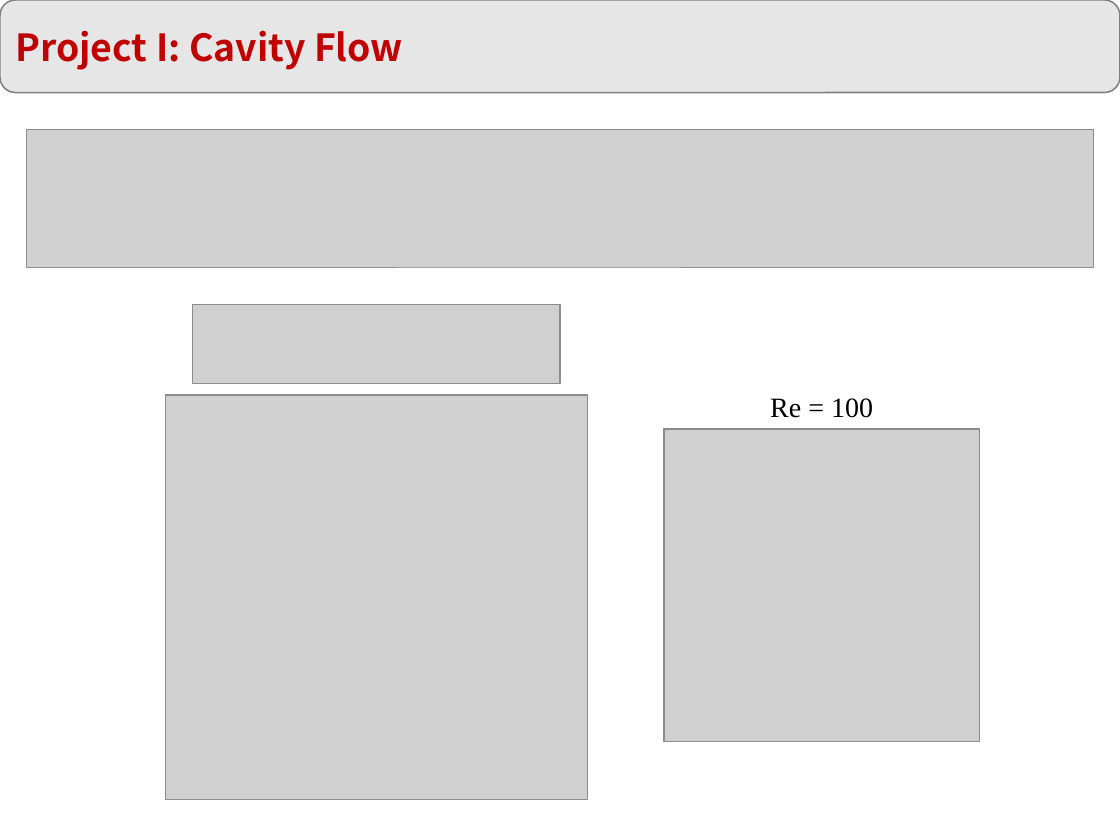
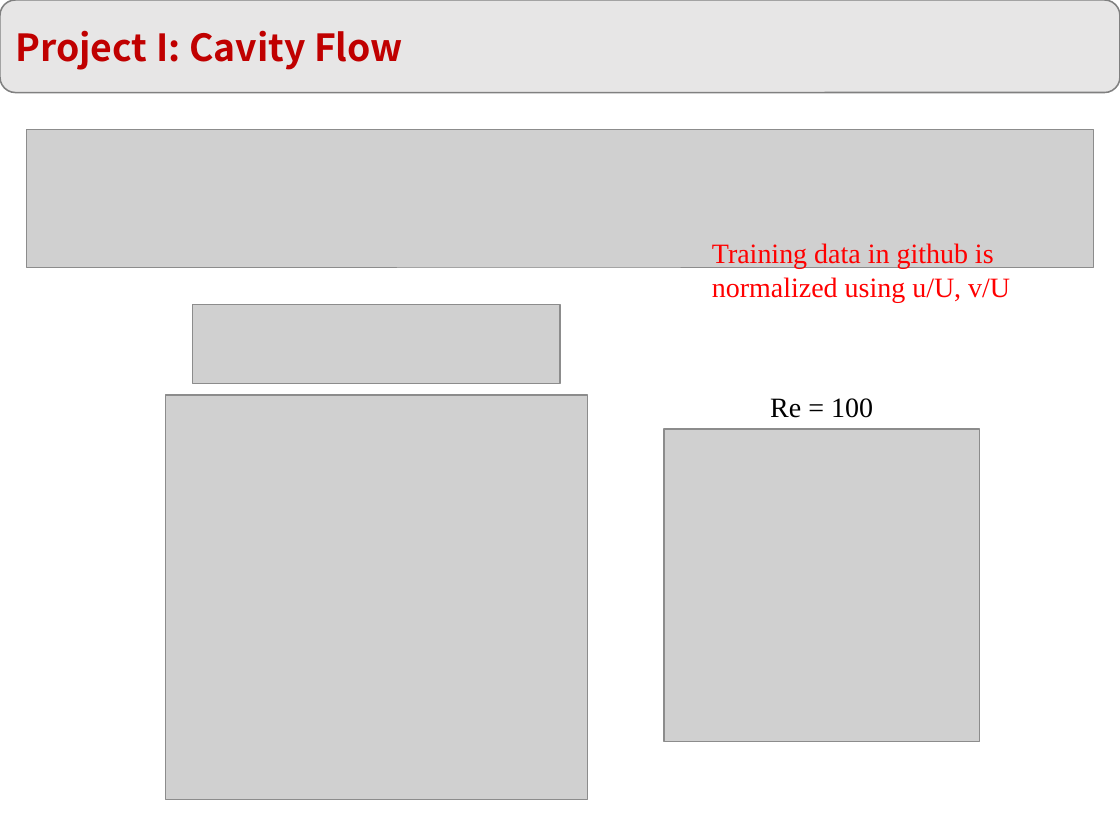
Before and after one commit to XuhuiM/SciML-Course, a slide deck: slide 2 of Course-Project/Final.pptx. Drawn at 1120x840 pixels with LibreOffice and Linux fonts; fonts in the diff are those of the drawing; grey boxes stand for pictures. Boxes give left, top, right and bottom in pixels: in the first picture for what was removed or moved away, otherwise in the second. Text is boxed around its words. In the diff, an @@ line names an element or a change of style, - is before the commit and + after.

```diff
--- a/Course-Project/Final.pptx
+++ b/Course-Project/Final.pptx
@@ text added at [712, 243, 1010, 302], 18 pt, text #FF0000 @@
+Training data in github is normalized using u/U, v/U
```
